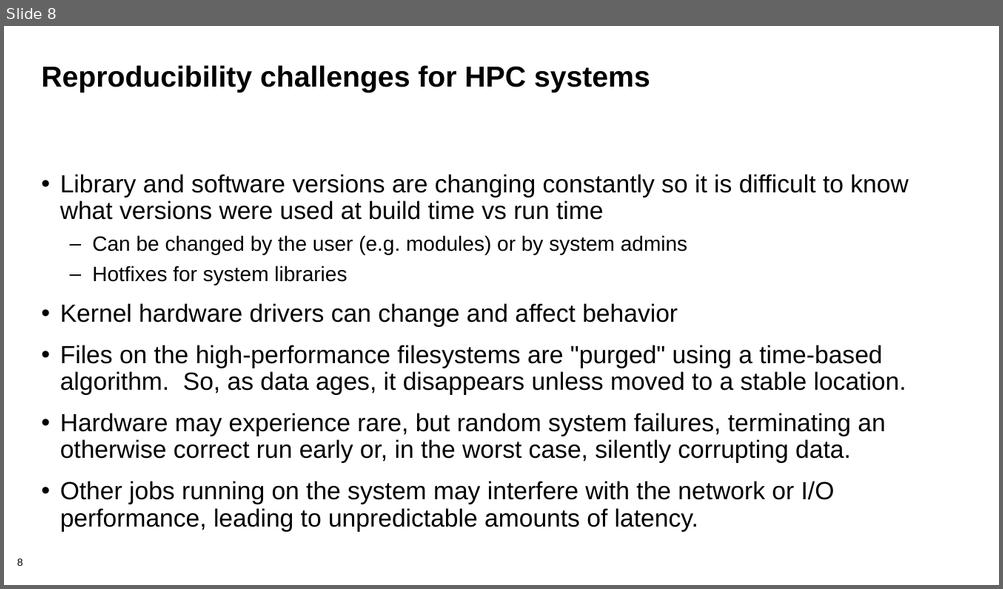
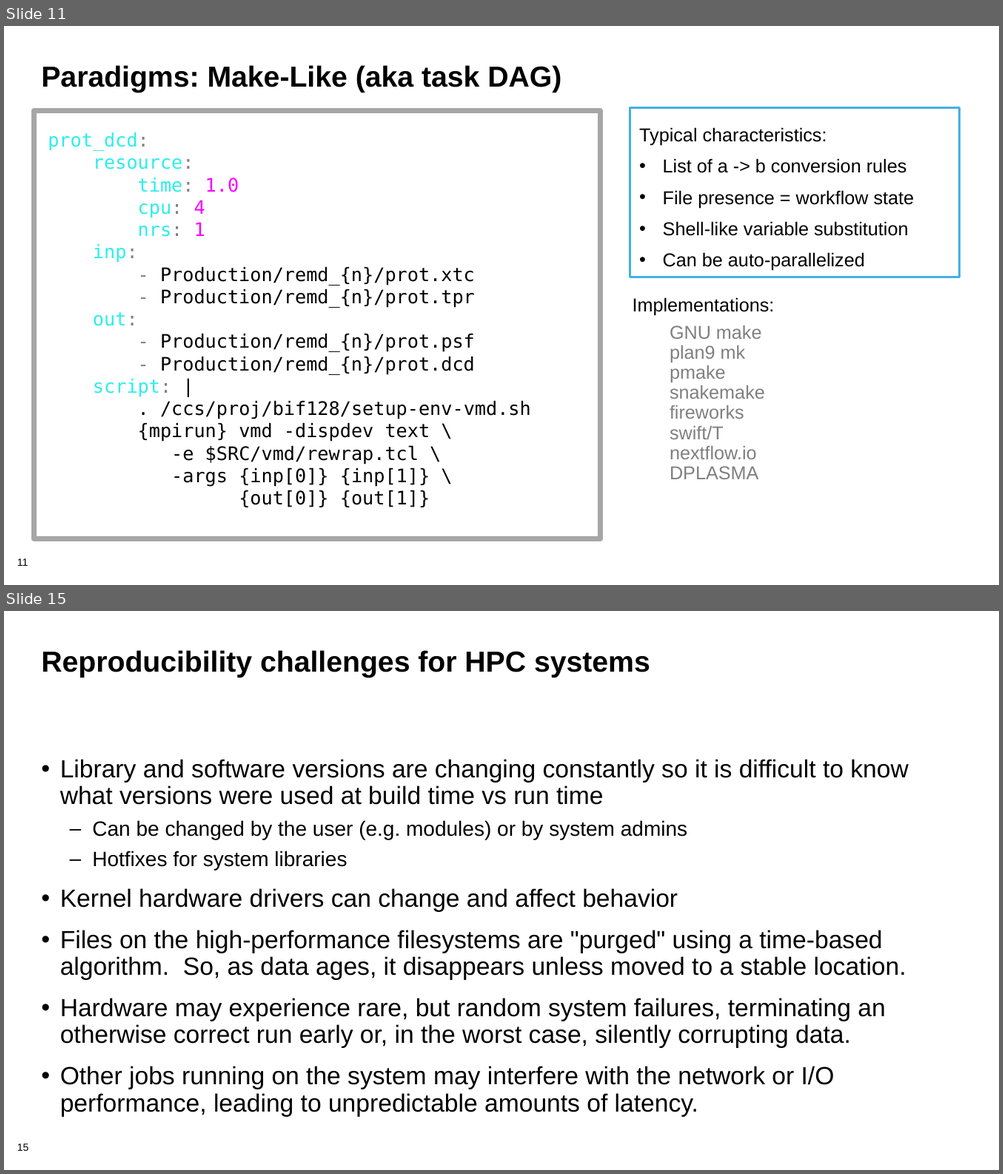
Before and after one commit to bssw-tutorial/presentations, a slide deck: rep-workflows.pptx. Shown one above the other, each under a label of ours: slide 8 before the commit, slides 11 and 15 after it; the slides between them are not shown. The pictures are 1003x589 and 1003x1174 pixels, drawn with LibreOffice and Linux fonts; fonts in the diff are those of the drawing; background and template pictures are left out. Boxes give left, top, right and bottom in pixels: in the first picture for what was removed or moved away, otherwise in the second. Text is boxed around its words. In the diff, an @@ line names an element or a change of style, - is before the commit and + after.

Commit message:
Removed Summit containers; added workflow paradigms

```diff
--- a/rep-workflows.pptx
+++ b/rep-workflows.pptx
@@ slide 11 added at <box>4,26,999,585</box>, background #FFFFFF; not listed: 1 template element that a slide beside it also shows @@
@@ title added at <box>41,65,561,93</box>, 28 pt, text #000000, bold @@
+Paradigms: Make-Like (aka task DAG)
@@ rectangle added at <box>34,111,600,540</box>, outline #A6A6A6 5 pt @@
@@ rectangle added at <box>629,108,959,278</box>, outline #43B1E5 2 pt, 18 pt, text #000000 @@
+Typical characteristics:
+• List of a -> b conversion rules
+• File presence = workflow state
+• Shell-like variable substitution
+• Can be auto-parallelized
@@ text added at <box>48,133,531,508</box>, 18 pt, text #000000 @@
+prot_dcd:
+resource:
+time: 1.0
+cpu: 4
+nrs: 1
+inp:
+- Production/remd_{n}/prot.xtc
+- Production/remd_{n}/prot.tpr
+out:
+- Production/remd_{n}/prot.psf
+- Production/remd_{n}/prot.dcd
+script: |
+. /ccs/proj/bif128/setup-env-vmd.sh
+{mpirun} vmd -dispdev text \
+-e $SRC/vmd/rewrap.tcl \
+-args {inp[0]} {inp[1]} \
+{out[0]} {out[1]}
@@ text added at <box>632,298,774,480</box>, 18 pt, text #808080 @@
+Implementations:
+  GNU make
+  plan9 mk
+  pmake
+  snakemake
+  fireworks
+  swift/T
+  nextflow.io
+  DPLASMA
@@ what was slide 8 is now slide 15 @@
@@ page number at <box>17,1144,29,1151</box>: text changed @@
-8
+15
```
Also in this commit, not shown: 13 slides changed, 11 other slides added, 1 slide removed.
